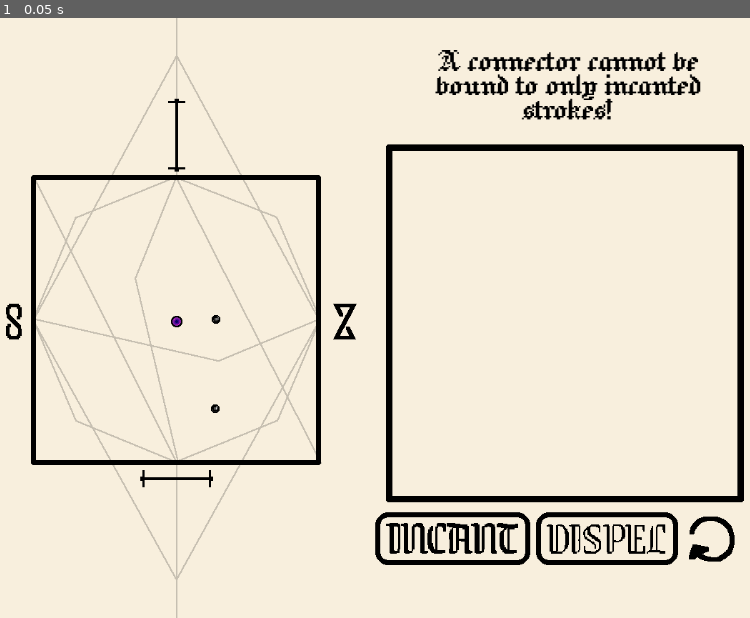
Above: before the commit, frame 1.
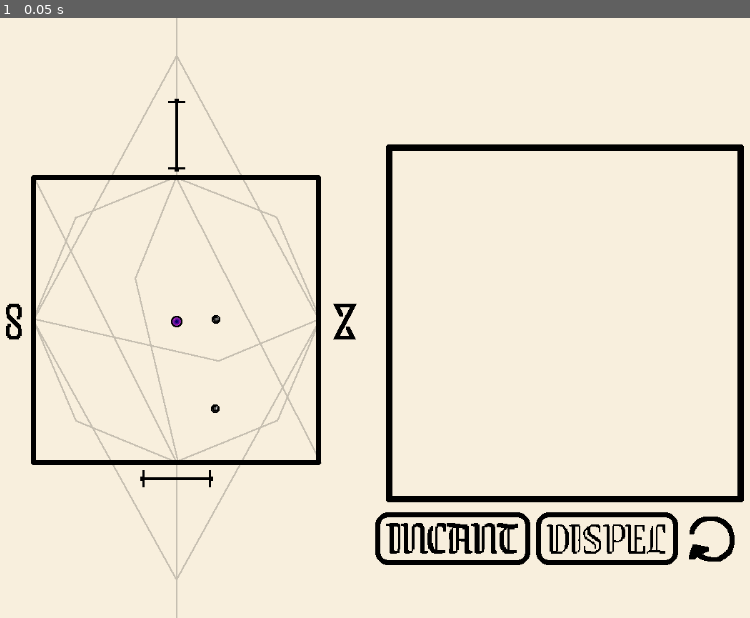
Above: after the commit, the same moment.

Repository: lohchness/Cursebreaker
Game: Godot game, scene res://scenes/level.tscn
Same seed, same stepped clock (60 frames per second), same inputs: the game is played once before the commit and once after it.
Inputs:
- Up to frame 1 (0.05 s): no input

The runs differ from the first frame. In frame 1, 1.3% of the frame differs, in the area x 58-94%, y 5-17%.

Commit message:
Remove tooltip from level

Diff:
--- a/scenes/level.tscn
+++ b/scenes/level.tscn
@@ -7,14 +7,6 @@
 [ext_resource type="PackedScene" uid="uid://bn10yt3y0tjpx" path="res://scenes/dispel_button.tscn" id="5_ppgk2"]
 [ext_resource type="PackedScene" uid="uid://wsdpdrm1raeu" path="res://scenes/target.tscn" id="6_2r41h"]
 [ext_resource type="PackedScene" uid="uid://bl205u8p4n7wa" path="res://scenes/reset_button.tscn" id="7_klq6b"]
-[ext_resource type="PackedScene" uid="uid://bhhdh2judwcuk" path="res://scenes/tooltip_help.tscn" id="8_b121j"]
-[ext_resource type="FontFile" uid="uid://dwgfl4vwytg2c" path="res://Jacquard12-Regular.ttf" id="9_8c41q"]
-
-[sub_resource type="FontVariation" id="FontVariation_olg7q"]
-base_font = ExtResource("9_8c41q")
-spacing_glyph = -2
-spacing_top = -10
-spacing_bottom = -10
 
 [node name="Level" type="Node2D"]
 script = ExtResource("1_w8frs")
@@ -55,16 +47,6 @@
 offset_right = 1062.0
 offset_bottom = 761.0
 
-[node name="TooltipHelp" parent="." instance=ExtResource("8_b121j")]
-offset_left = 602.0
-offset_top = 45.0
-offset_right = 1052.0
-offset_bottom = 199.0
-theme_override_fonts/font = SubResource("FontVariation_olg7q")
-theme_override_font_sizes/font_size = 50
-text = "A connector cannot be bound to only incanted strokes!"
-autowrap_mode = 2
-
 [connection signal="new_drawn_stroke" from="Whiteboard" to="." method="_on_whiteboard_new_drawn_stroke"]
 [connection signal="submit_drawn_stroke" from="Whiteboard" to="." method="_on_whiteboard_submit_drawn_stroke"]
 [connection signal="pressed" from="IncantButton" to="." method="_on_incant_button_pressed"]
Not shown: 1 places in scenes/level.tscn that only renumber resources
